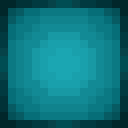
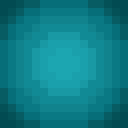
Before/after of a 128×128 layered artwork. What changed in the layer stack:
hid "color_outline" over box(0, 0, 128, 128)
